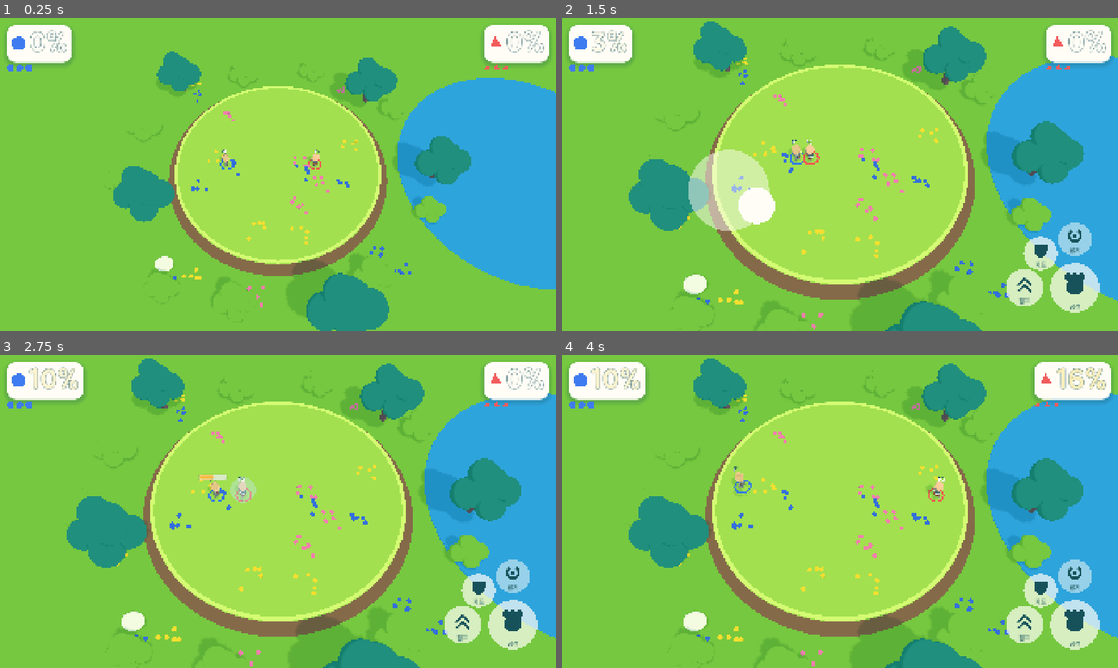
Above: before the commit, frames 1-4 (two rows, left to right).
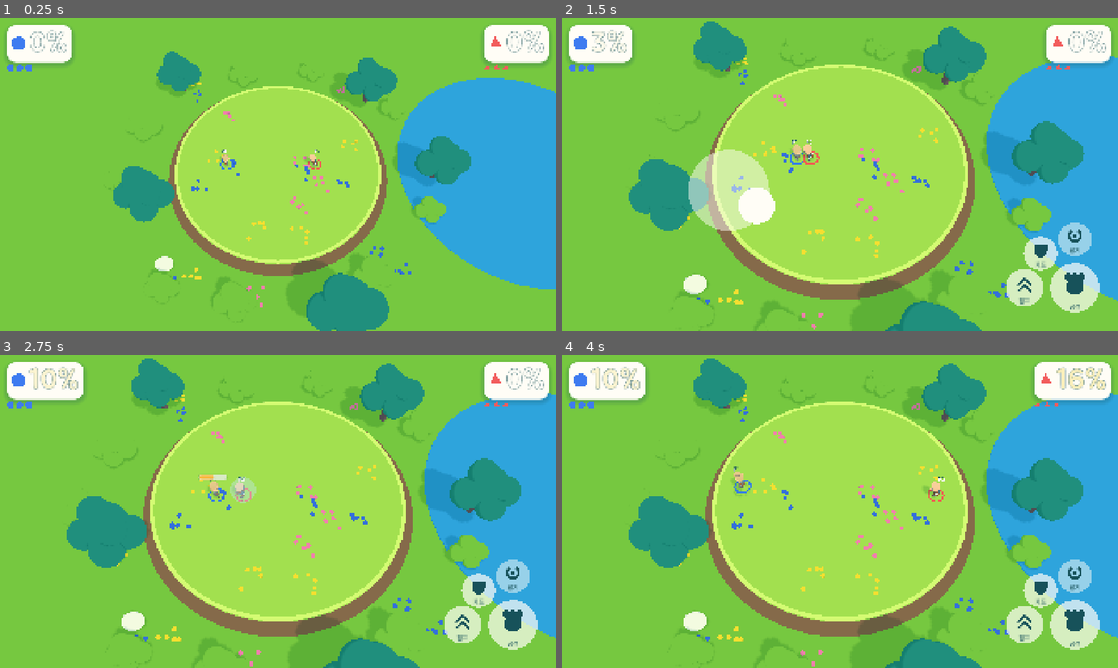
Above: after the commit, the same moments.

Repository: UICHEOL-HWANG/TheBrawlGuys
Game: Godot game, scene res://src/main/main.tscn
The game is run twice, just before and just after one commit, with the same random seed, the same clock (stepped at 60 frames per second) and the same inputs.
Inputs (mouse positions are in pixels of both pictures, inside the frame that each line leads up to):
- Up to frame 1 (0.25 s): no input
- Up to frame 2 (1.5 s): tap Enter (ui_accept) at 0.5 s; move the mouse to (962, 158) at 0.52 s; hold D (p1_right) 0.53-1.25 s; tap U (p1_grab) at 0.6 s; click (962, 158) at 0.67 s; tap Space (p1_jump) at 0.77 s; drag from (728, 190) to (812, 237) at 1.27 s
- Up to frame 3 (2.75 s): move the mouse to (333, 442) at 2.02 s; hold D (p1_right) from 2.03 s (still down); hold K (p1_heavy) from 2.03 s (still down)
- Up to frame 4 (4 s): release D (p1_right) at 2.75 s; release K (p1_heavy) at 2.75 s; tap Enter (ui_accept) at 2.75 s; drag from (812, 574) to (673, 464) at 2.77 s; move the mouse to (1006, 558) at 3.52 s; hold A (p1_left) from 3.53 s (still down); hold Shift from 3.53 s (still down); tap Space (p1_jump) at 3.77 s

The runs differ from the first frame. In frame 1, less than 0.1% of the frame differs, in the area x 40-58%, y 43-48%; in frame 2, less than 0.1%; in frame 3, less than 0.1%; in frame 4, 0.1%, in the area x 30-69%, y 37-46%.

Commit message:
feat: animate characters with a sim-driven AnimationTree state machine
Co-Authored-By: Claude Sonnet 5.5 <noreply@anthropic.com>

Diff:
--- a/src/main/main.gd
+++ b/src/main/main.gd
@@ -131,7 +131,7 @@
 		_curr_state = _world.state_view()
 		events.append_array(_curr_state["events"])
 	_alpha = _ticker.alpha()
-	_draw_fighters()
+	_draw_fighters(delta)
 	_item_layer.sync(_prev_state["items"], _curr_state["items"], _alpha, int(_curr_state["tick"]))
 	_hud.update_from(_curr_state)
 	_feel.on_events(events)
@@ -150,13 +150,14 @@
 		_start_match()
 
 
-func _draw_fighters() -> void:
+func _draw_fighters(delta: float) -> void:
 	var prev: Array = _prev_state["fighters"]
 	var curr: Array = _curr_state["fighters"]
 	var tick := int(_curr_state["tick"])
 	for i: int in _views.size():
 		var before: Dictionary = prev[i] if i < prev.size() else {}
 		_views[i].apply(before, curr[i], _alpha, tick)
+		_views[i].animate(curr[i], delta)
 
 
 func _wobble_guards(events: Array) -> void:
--- /dev/null
+++ b/src/render/character/character_animator.gd
@@ -0,0 +1,103 @@
+class_name CharacterAnimator
+extends Node
+## AnimationTree state machine built in code (design.md GD-ANIM-01, context F5). One node per
+## AnimMap.Anim; every pair is linked with a short crossfade. The tree runs in manual mode:
+## apply() advances it by the frame delta, or not at all during hitstop. Attack clips use a
+## custom timeline stretched to the sim attack length, so the swing lines up with the hitbox.
+
+const XFADE_SECONDS := 0.08
+
+var _tree: AnimationTree
+var _machine: AnimationNodeStateMachine
+var _playback: AnimationNodeStateMachinePlayback
+var _clips: Dictionary = {}
+var _current: int = -1
+var _last_kind: int = -1
+
+
+func setup(player: AnimationPlayer, config: GameConfig) -> void:
+	var available := PackedStringArray()
+	for n: StringName in player.get_animation_list():
+		available.append(String(n))
+	_clips = AnimClips.resolve(available)
+	_machine = AnimationNodeStateMachine.new()
+	for anim: int in AnimMap.Anim.values():
+		_machine.add_node(AnimMap.anim_name(anim), _node_for(anim, player, config))
+	for a: int in AnimMap.Anim.values():
+		for b: int in AnimMap.Anim.values():
+			if a != b:
+				var t := AnimationNodeStateMachineTransition.new()
+				t.xfade_time = XFADE_SECONDS
+				_machine.add_transition(AnimMap.anim_name(a), AnimMap.anim_name(b), t)
+	_tree = AnimationTree.new()
+	player.get_parent().add_child(_tree)
+	_tree.tree_root = _machine
+	_tree.anim_player = _tree.get_path_to(player)
+	_tree.callback_mode_process = AnimationMixer.ANIMATION_CALLBACK_MODE_PROCESS_MANUAL
+	_tree.active = true
+	_playback = _tree.get("parameters/playback") as AnimationNodeStateMachinePlayback
+	_enter(AnimMap.Anim.IDLE)
+	_tree.advance(0.0)
+
+
+func apply(view: Dictionary, delta: float) -> void:
+	var anim := AnimMap.anim_for(view)
+	var kind := int(view["attack_kind"])
+	if anim != _current or (AnimMap.is_timed(anim) and kind != _last_kind):
+		_enter(anim)
+	_last_kind = kind
+	_tree.advance(0.0 if int(view["hitstop_ticks"]) > 0 else delta)
+
+
+func current_anim() -> int:
+	return _current
+
+
+func clip_for(anim: int) -> String:
+	return String(_clips[anim])
+
+
+func play_position() -> float:
+	return _playback.get_current_play_position()
+
+
+func state_machine() -> AnimationNodeStateMachine:
+	return _machine
+
+
+static func timed_seconds(anim: int, config: GameConfig) -> float:
+	var attacks := AttackSet.from_config(config)
+	var kind := AttackSet.Kind.LIGHT_1
+	match anim:
+		AnimMap.Anim.HEAVY:
+			kind = AttackSet.Kind.HEAVY
+		AnimMap.Anim.BAT:
+			kind = AttackSet.Kind.BAT
+		AnimMap.Anim.GRAB:
+			kind = AttackSet.Kind.GRAB
+	return float(attacks.get_attack(kind).total_ticks()) / SimTime.TICK_RATE
+
+
+func _enter(anim: int) -> void:
+	var name := AnimMap.anim_name(anim)
+	if AnimMap.is_timed(anim) or _current == -1:
+		_playback.start(name, true)  # swings restart from frame 0, no blend
+	else:
+		_playback.travel(name)
+	_current = anim
+
+
+func _node_for(anim: int, player: AnimationPlayer, config: GameConfig) -> AnimationNodeAnimation:
+	var node := AnimationNodeAnimation.new()
+	var clip := String(_clips[anim])
+	node.animation = StringName(clip)
+	node.use_custom_timeline = true
+	if AnimMap.is_timed(anim):
+		node.timeline_length = timed_seconds(anim, config)
+		node.stretch_time_scale = true
+		node.loop_mode = Animation.LOOP_NONE
+	else:
+		node.timeline_length = player.get_animation(clip).length if player.has_animation(clip) else 1.0
+		node.stretch_time_scale = false
+		node.loop_mode = Animation.LOOP_LINEAR if AnimClips.loops(anim) else Animation.LOOP_NONE
+	return node
--- a/src/render/fighter_view.gd
+++ b/src/render/fighter_view.gd
@@ -25,6 +25,7 @@
 var _config: GameConfig
 var _body: MeshInstance3D
 var _model: CharacterModel = null
+var _animator: CharacterAnimator = null
 var _ring: MeshInstance3D
 var _label: Label3D
 var _held: MeshInstance3D
@@ -49,6 +50,10 @@
 	add_child(_model)
 	if _model.setup(CharacterCatalog.for_player(index), config):
 		_body.visible = false
+		if _model.animation_player() != null:
+			_animator = CharacterAnimator.new()
+			add_child(_animator)
+			_animator.setup(_model.animation_player(), config)
 	else:
 		_model.queue_free()
 		_model = null
@@ -121,6 +126,16 @@
 	_bubble.visible = int(curr["state"]) == Fighter.State.GUARD
 
 
+## Advances the character animation from the latest sim view (main calls this every frame).
+func animate(curr: Dictionary, delta: float) -> void:
+	if _animator != null and int(curr["state"]) != Fighter.State.KO:
+		_animator.apply(curr, delta)
+
+
+func animator() -> CharacterAnimator:
+	return _animator
+
+
 func model() -> CharacterModel:
 	return _model
 
--- /dev/null
+++ b/tests/unit/test_character_animator.gd
@@ -0,0 +1,78 @@
+extends GutTest
+## AnimationTree state machine driven by sim views (context F5): 1:1 states, attack clips
+## stretched to the sim length, frozen during hitstop, combo hits restart the clip.
+
+const CLIPS := ["Idle", "Running_A", "Jump_Idle", "Unarmed_Melee_Attack_Punch_A", "Unarmed_Melee_Attack_Kick",
+	"Hit_A", "Hit_B", "Blocking", "Death_A"]
+
+
+func _player() -> AnimationPlayer:
+	var holder := Node3D.new()
+	add_child_autofree(holder)
+	var player := AnimationPlayer.new()
+	holder.add_child(player)
+	var lib := AnimationLibrary.new()
+	for n: String in CLIPS:
+		var a := Animation.new()
+		a.length = 1.0
+		lib.add_animation(n, a)
+	player.add_animation_library("", lib)
+	return player
+
+
+func _animator(config: GameConfig = null) -> CharacterAnimator:
+	var player := _player()
+	var anim := CharacterAnimator.new()
+	player.get_parent().add_child(anim)
+	anim.setup(player, config if config != null else GameConfig.new())
+	return anim
+
+
+func _v(state: int, on_ground: bool = true, kind: int = 0, hitstop: int = 0) -> Dictionary:
+	return {"state": state, "on_ground": on_ground, "attack_kind": kind, "item_kind": Fighter.NONE,
+		"charge_ticks": 0, "hitstop_ticks": hitstop}
+
+
+func test_follows_sim_states() -> void:
+	var a := _animator()
+	a.apply(_v(Fighter.State.MOVE), 0.016)
+	assert_eq(a.current_anim(), AnimMap.Anim.RUN)
+	assert_eq(a.clip_for(AnimMap.Anim.RUN), "Running_A")
+	a.apply(_v(Fighter.State.HITSTUN, false), 0.016)
+	assert_eq(a.current_anim(), AnimMap.Anim.LAUNCHED)
+
+
+func test_every_anim_has_a_state_machine_node() -> void:
+	var a := _animator()
+	for anim: int in AnimMap.Anim.values():
+		assert_true(a.state_machine().has_node(AnimMap.anim_name(anim)), AnimMap.anim_name(anim))
+
+
+func test_attack_clips_stretch_to_the_sim_length() -> void:
+	var c := GameConfig.new()
+	var a := _animator(c)
+	var node := a.state_machine().get_node("HEAVY") as AnimationNodeAnimation
+	assert_true(node.use_custom_timeline)
+	assert_true(node.stretch_time_scale)
+	var heavy := AttackSet.from_config(c).get_attack(AttackSet.Kind.HEAVY)
+	assert_almost_eq(node.timeline_length, float(heavy.total_ticks()) / SimTime.TICK_RATE, 0.0001)
+	assert_almost_eq(CharacterAnimator.timed_seconds(AnimMap.Anim.HEAVY, c), node.timeline_length, 0.0001)
+
+
+func test_hitstop_freezes_the_animation() -> void:
+	var a := _animator()
+	a.apply(_v(Fighter.State.ATTACK, true, AttackSet.Kind.LIGHT_1), 0.05)
+	var before := a.play_position()
+	a.apply(_v(Fighter.State.ATTACK, true, AttackSet.Kind.LIGHT_1, 3), 0.05)
+	assert_almost_eq(a.play_position(), before, 0.0001, "no progress during hitstop")
+	a.apply(_v(Fighter.State.ATTACK, true, AttackSet.Kind.LIGHT_1), 0.05)
+	assert_gt(a.play_position(), before)
+
+
+func test_next_combo_hit_restarts_the_clip() -> void:
+	var a := _animator()
+	for i: int in 5:
+		a.apply(_v(Fighter.State.ATTACK, true, AttackSet.Kind.LIGHT_1), 0.03)
+	var mid := a.play_position()
+	a.apply(_v(Fighter.State.ATTACK, true, AttackSet.Kind.LIGHT_2), 0.0)
+	assert_lt(a.play_position(), mid, "LIGHT_2 starts the punch again")
Binary file added: dev/active/phase-3/evidence/look-0.png
Binary file added: dev/active/phase-3/evidence/look-1.png
Binary file added: dev/active/phase-3/evidence/look-2.png
Not shown, added: src/render/character/character_animator.gd.uid
Not shown, added: tests/unit/test_character_animator.gd.uid
